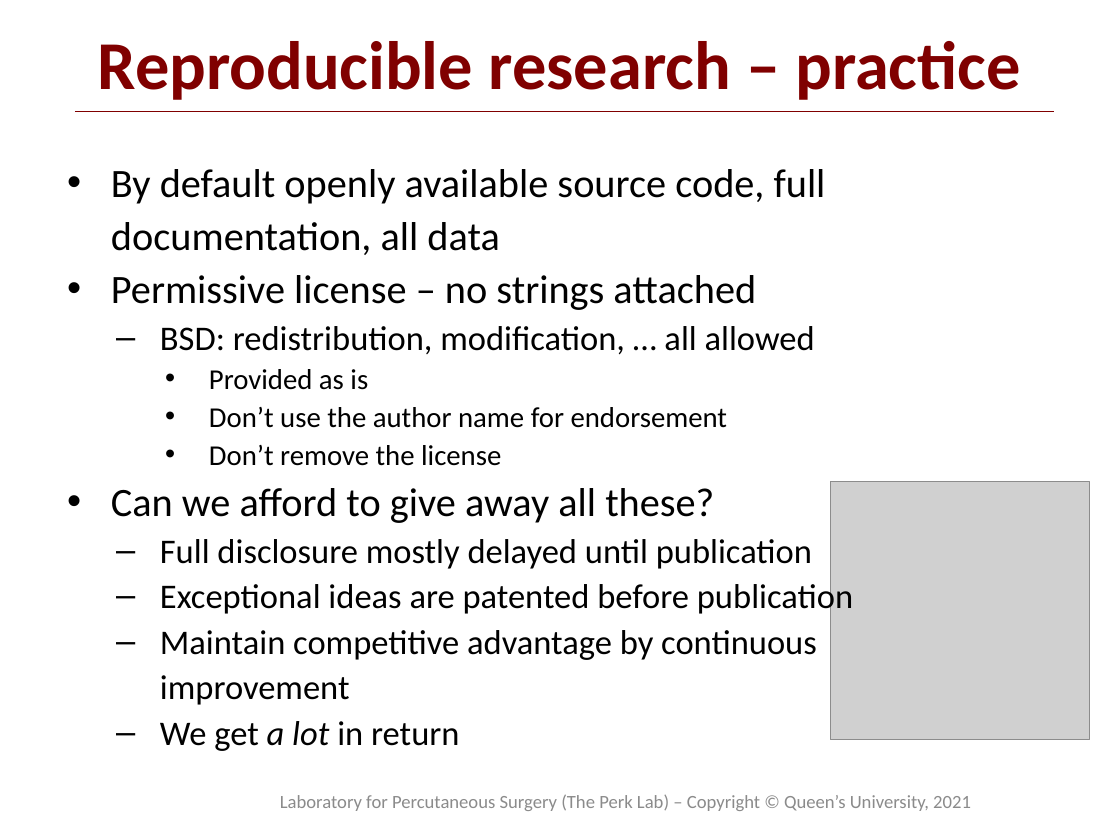
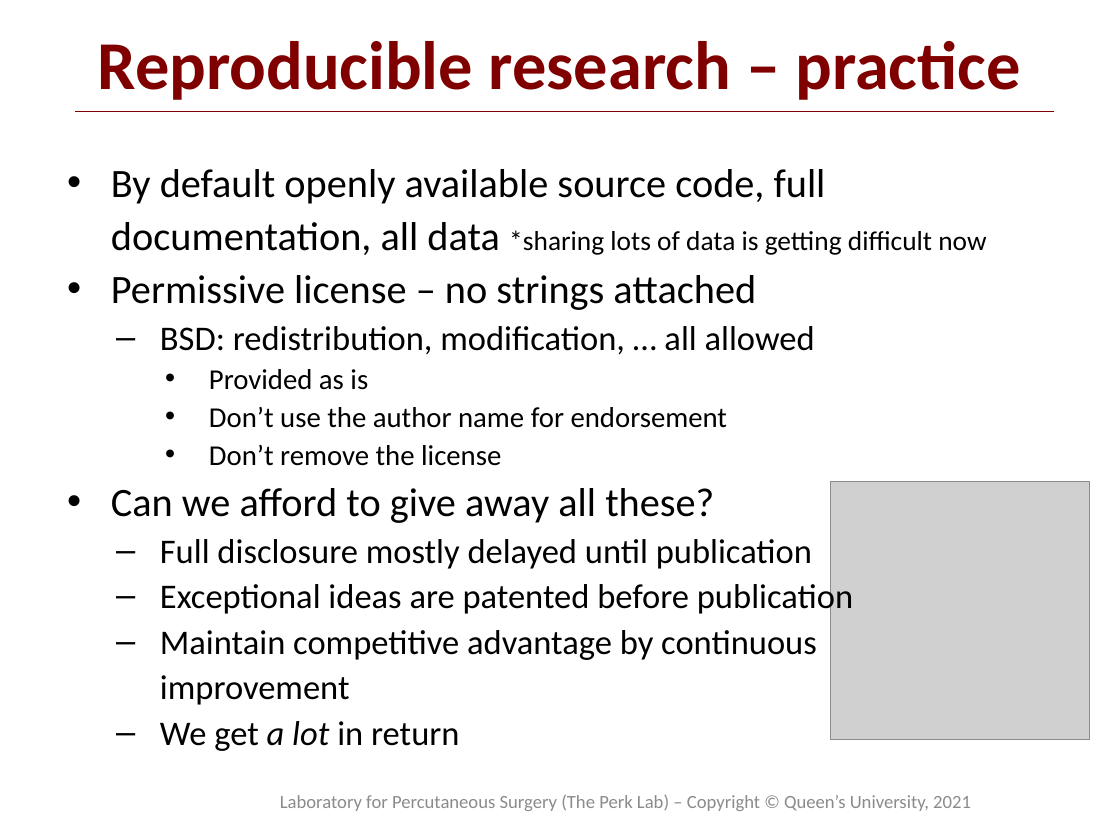
Before and after one commit to PerkLab/PerkLabBootcamp, a slide deck: slide 5 of Doc/day1_1_PerkLabResearchMethodology.pptx. Drawn at 1120x840 pixels with LibreOffice and Linux fonts; fonts in the diff are those of the drawing; grey boxes stand for pictures; background and template pictures are left out. Boxes give left, top, right and bottom in pixels: in the first picture for what was removed or moved away, otherwise in the second. Text is boxed around its words. In the diff, an @@ line names an element or a change of style, - is before the commit and + after.

```diff
--- a/Doc/day1_1_PerkLabResearchMethodology.pptx
+++ b/Doc/day1_1_PerkLabResearchMethodology.pptx
@@ text at (x1=111, y1=169, x2=986, y2=255): text changed @@
-• By default openly available source code, full documentation, all data
+• By default openly available source code, full documentation, all data *sharing lots of data is getting difficult now
```
Also in this commit, not shown: 1 other slide changed, 2 other files.
